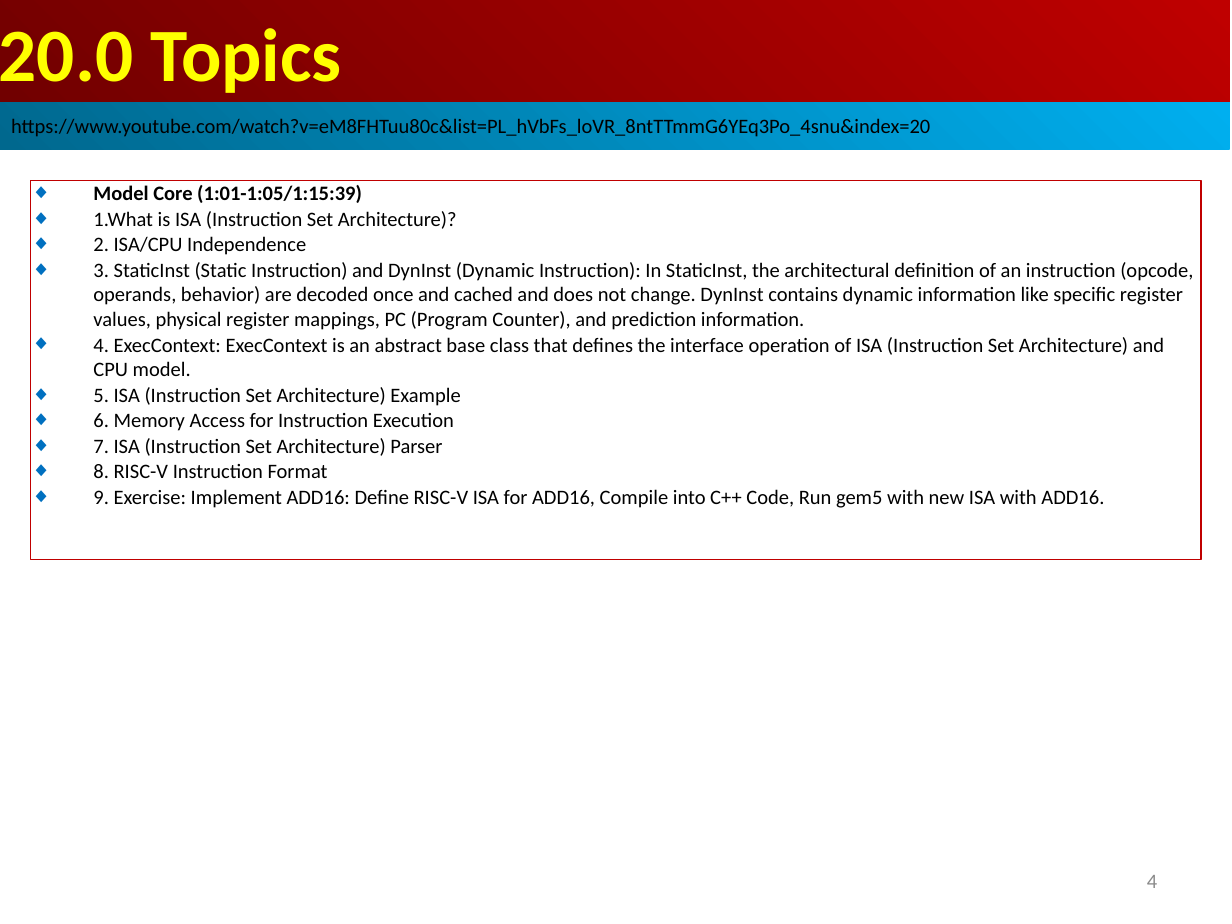
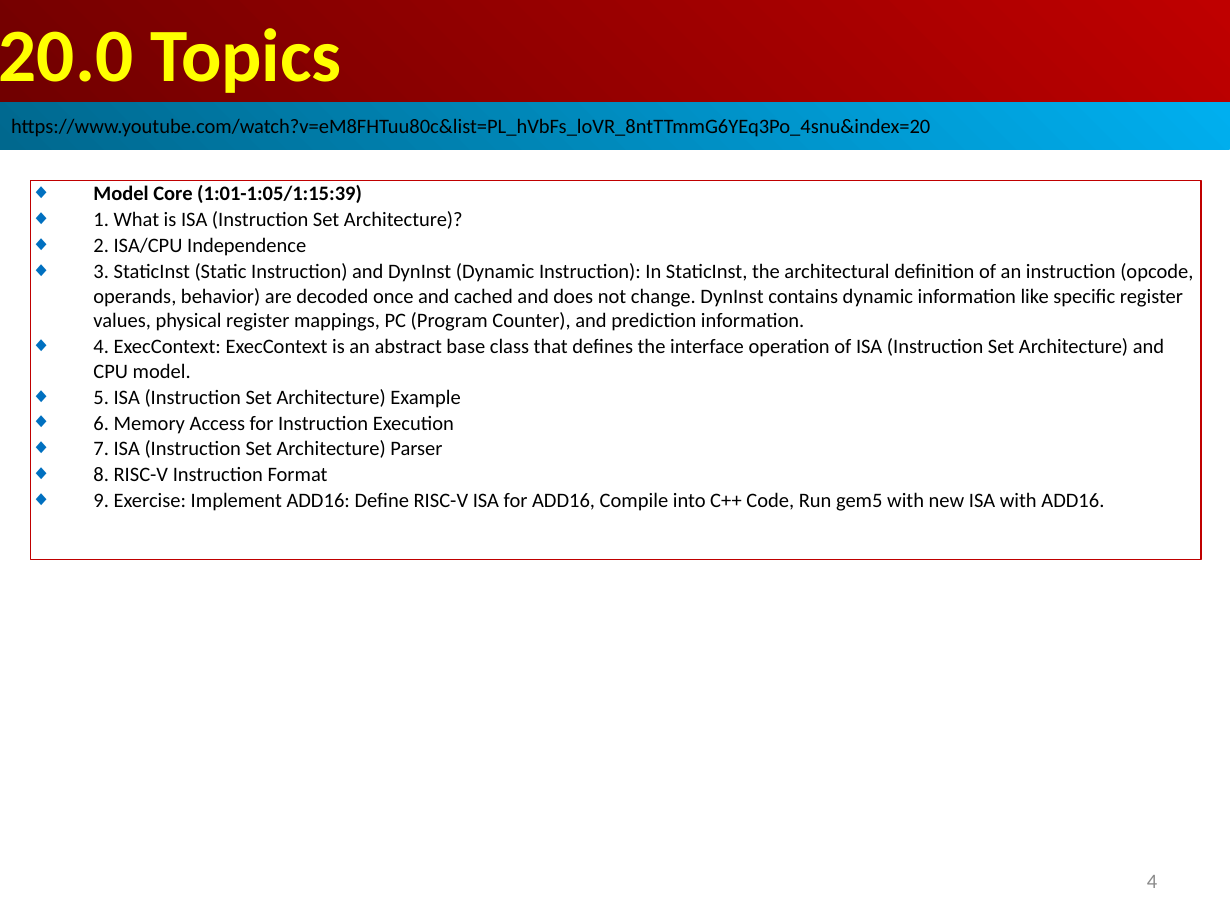
Before and after one commit to peterhchen/AIU_CS850_Gem5_McPAT, a slide deck: slide 4 of 050_Gem5/020.ModelCore/000_Video/020.ModelCore.ppt. Drawn at 1232x924 pixels with LibreOffice and Linux fonts; fonts in the diff are those of the drawing. Boxes give left, top, right and bottom in pixels: in the first picture for what was removed or moved away, otherwise in the second. Text is boxed around its words. In the diff, an @@ line names an element or a change of style, - is before the commit and + after.

```diff
--- a/050_Gem5/020.ModelCore/000_Video/020.ModelCore.ppt
+++ b/050_Gem5/020.ModelCore/000_Video/020.ModelCore.ppt
@@ text in rectangle at (93,211,463,229): text changed @@
-◆ 1.What is ISA (Instruction Set Architecture)?
+◆ 1. What is ISA (Instruction Set Architecture)?
```
Also in this commit, not shown: 34 other slides changed.
